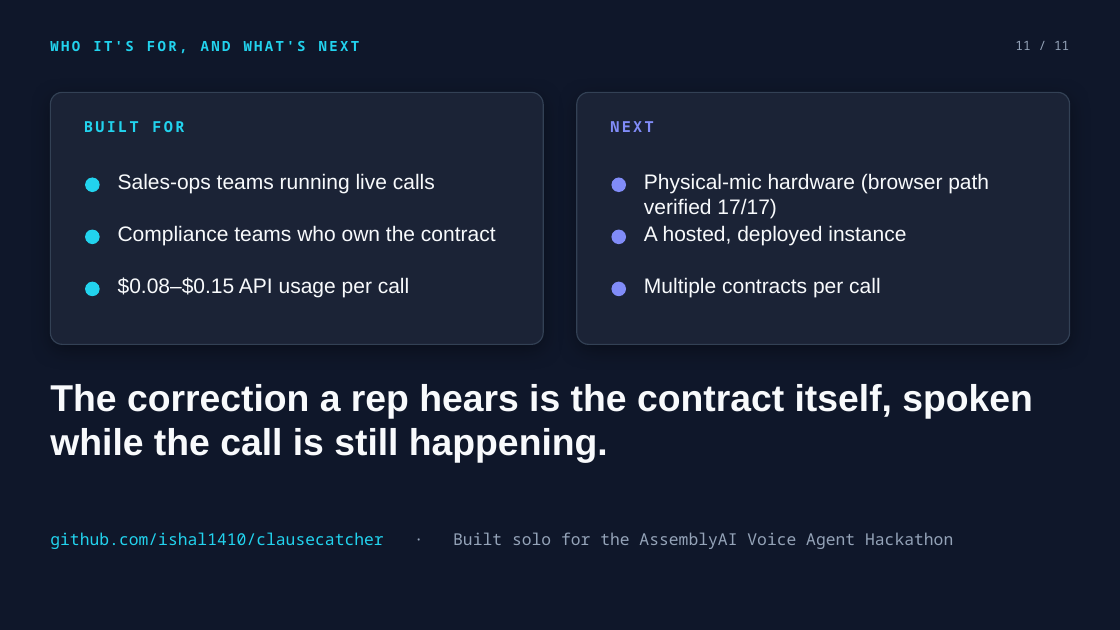
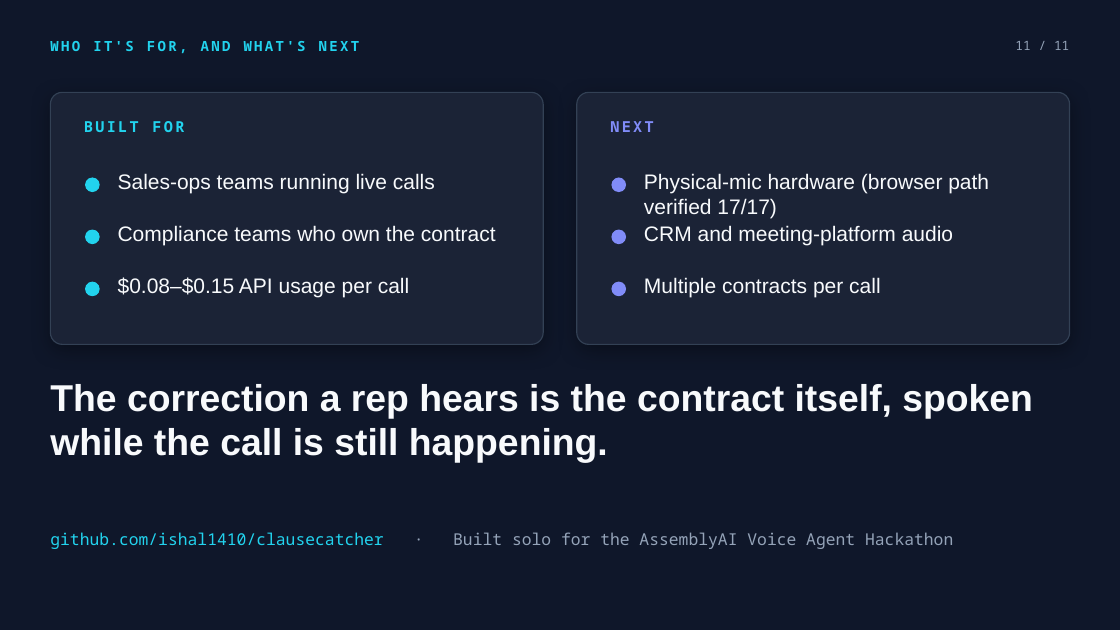
Before and after one commit to ishal1410/clausecatcher, a slide deck: slide 11 of docs/submission/ClauseCatcher.pptx. Drawn at 1120x630 pixels with LibreOffice and Linux fonts; fonts in the diff are those of the drawing. Boxes give left, top, right and bottom in pixels: in the first picture for what was removed or moved away, otherwise in the second. Text is boxed around its words. In the diff, an @@ line names an element or a change of style, - is before the commit and + after.

```diff
--- a/docs/submission/ClauseCatcher.pptx
+++ b/docs/submission/ClauseCatcher.pptx
@@ text at [644, 225, 953, 245]: text changed @@
-A hosted, deployed instance
+CRM and meeting-platform audio
```
Also in this commit, not shown: 12 other files.
